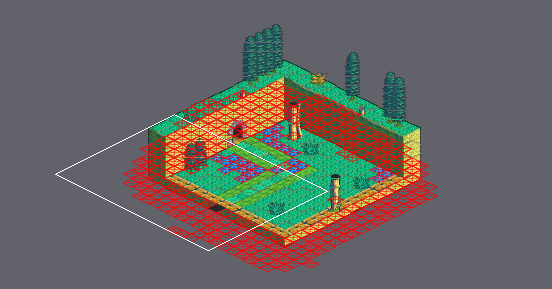
Tiled map: Final_Fantasy_Mystery_World/Game/assets/maps/Tutorial_Diagonal.tmx. The first picture is a wide view before the edit; the outline marks the close-up.
Close-up. Before the edit:
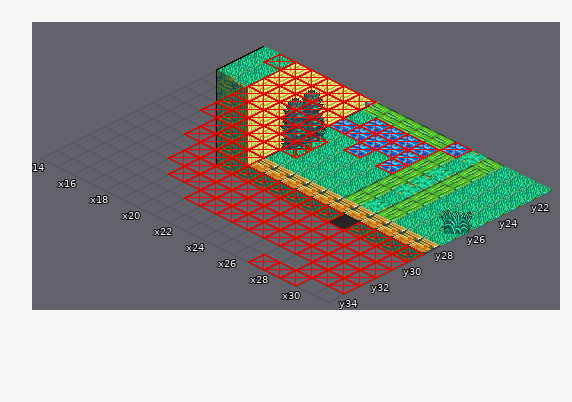
Cells are 32x16 px. Isometric: x runs down to the right, y down to the left. Shown: x 14..31, y 21..34. The commit also changed other parts of the map, which this record leaves out.
Once edited:
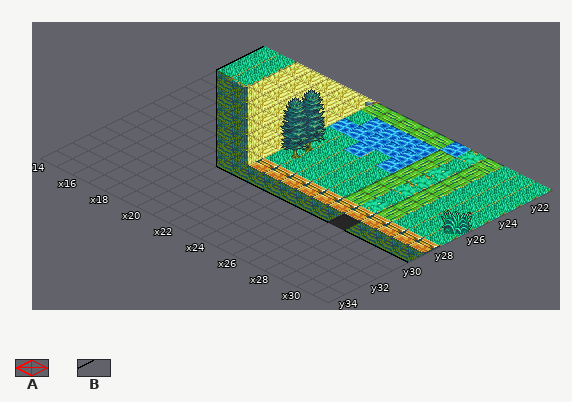
Key: from "tutorial_tileset": A 4, B 168.
_ is an empty cell, . an unchanged one.
The commit says: Shadow removed parcially
What changed:
--- layer "Shadow"
@@ x 21..21 @@
-21 B
-22 B
-23 B
-24 B
-25 B
-26 B
-27 B
+21 _
+22 _
+23 _
+24 _
+25 _
+26 _
+27 _
--- layer "Collider" (now hidden)
@@ x 15..31 @@
-21 AAAAAA.....A.....
-22 .AAAAA.AAAA......
-23 .AAAAAAAAAA......
-24 .AAAAA..A.A......
-25 .AAAAAA..........
-26 .AAAAAA..........
-27 ..AAAA...........
-28 ..AAAA...........
-29 ...AAAAAAAAA.AAAA
-30 ...AAAAAAAAAAAAAA
-31 ....AAAAAAAAAAAAA
-32 ......AAAAAAAAAAA
-33 ..............AAA
-34 ............AAA..
+21 ______....._.....
+22 ._____.____......
+23 .__________......
+24 ._____.._._......
+25 .______..........
+26 .______..........
+27 ..____...........
+28 ..____...........
+29 ..._________.____
+30 ...______________
+31 ...._____________
+32 ......___________
+33 ..............___
+34 ............___..
